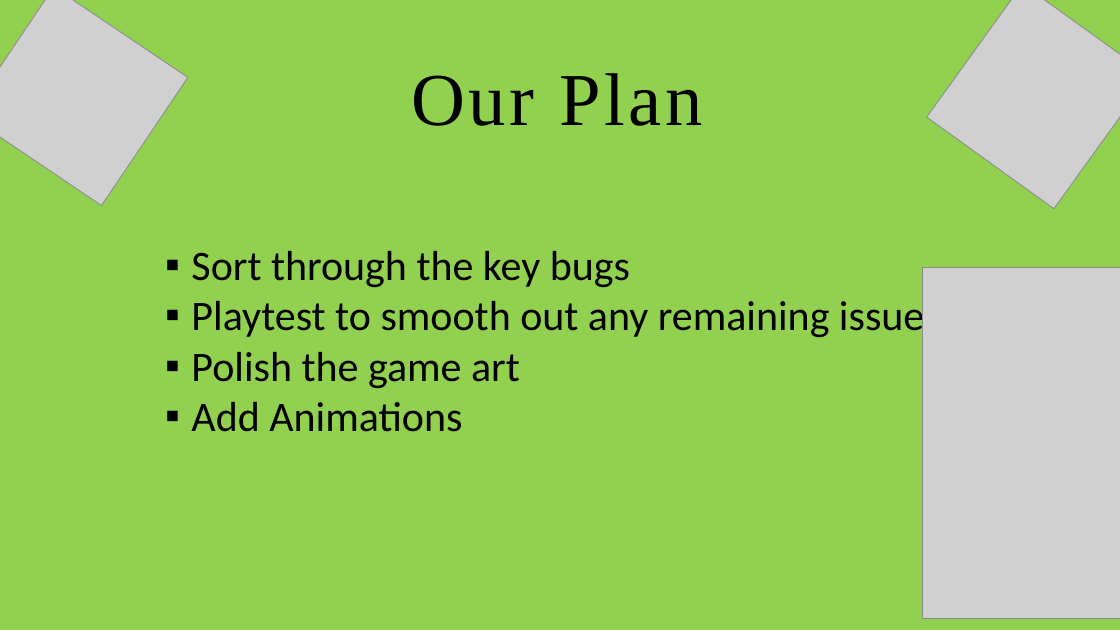
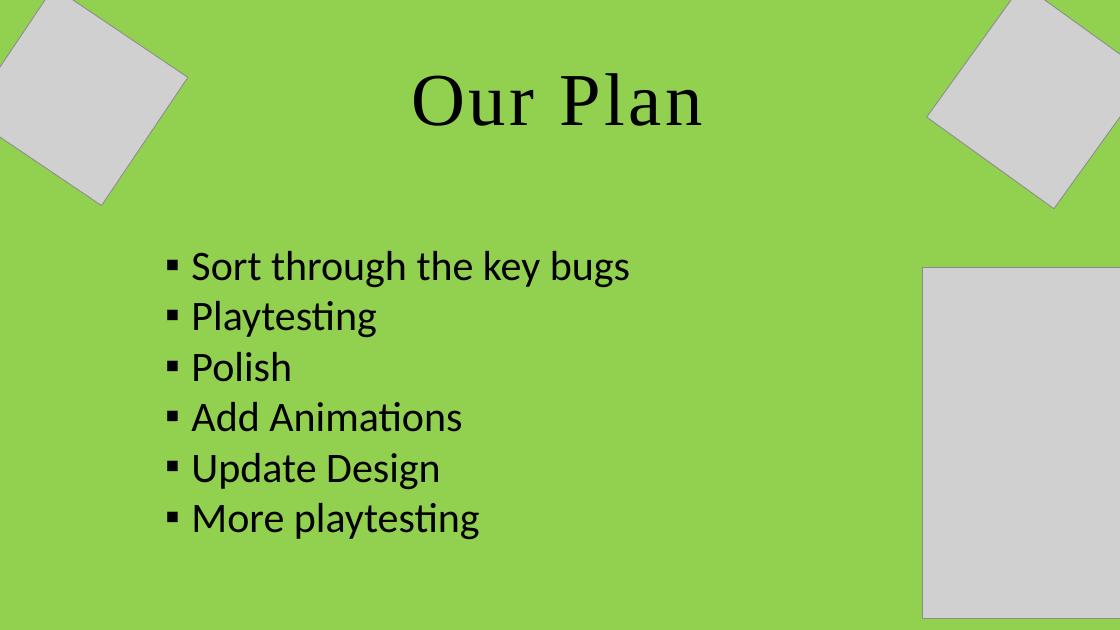
Before and after one commit to UoSGroupProjects1718/mgp-l4-5-group-2, a slide deck: slide 6 of Documents/Presentations/PresentationBeta.pptx (slide 5 before the commit). Drawn at 1120x630 pixels with LibreOffice and Linux fonts; fonts in the diff are those of the drawing; grey boxes stand for pictures. Boxes give left, top, right and bottom in pixels: in the first picture for what was removed or moved away, otherwise in the second. Text is boxed around its words. In the diff, an @@ line names an element or a change of style, - is before the commit and + after.

Commit message:
presentation update

```diff
--- a/Documents/Presentations/PresentationBeta.pptx
+++ b/Documents/Presentations/PresentationBeta.pptx
@@ text at [191,301,376,382]: text changed @@
-▪ Playtest to smooth out any remaining issues
-▪ Polish the game art
+▪ Playtesting
+▪ Polish
@@ text at [191,453,480,540]: paragraphs added @@
+▪ Update Design
+▪ More playtesting
```
Also in this commit, not shown: 2 other slides changed, 1 slide added, 1 other file.
